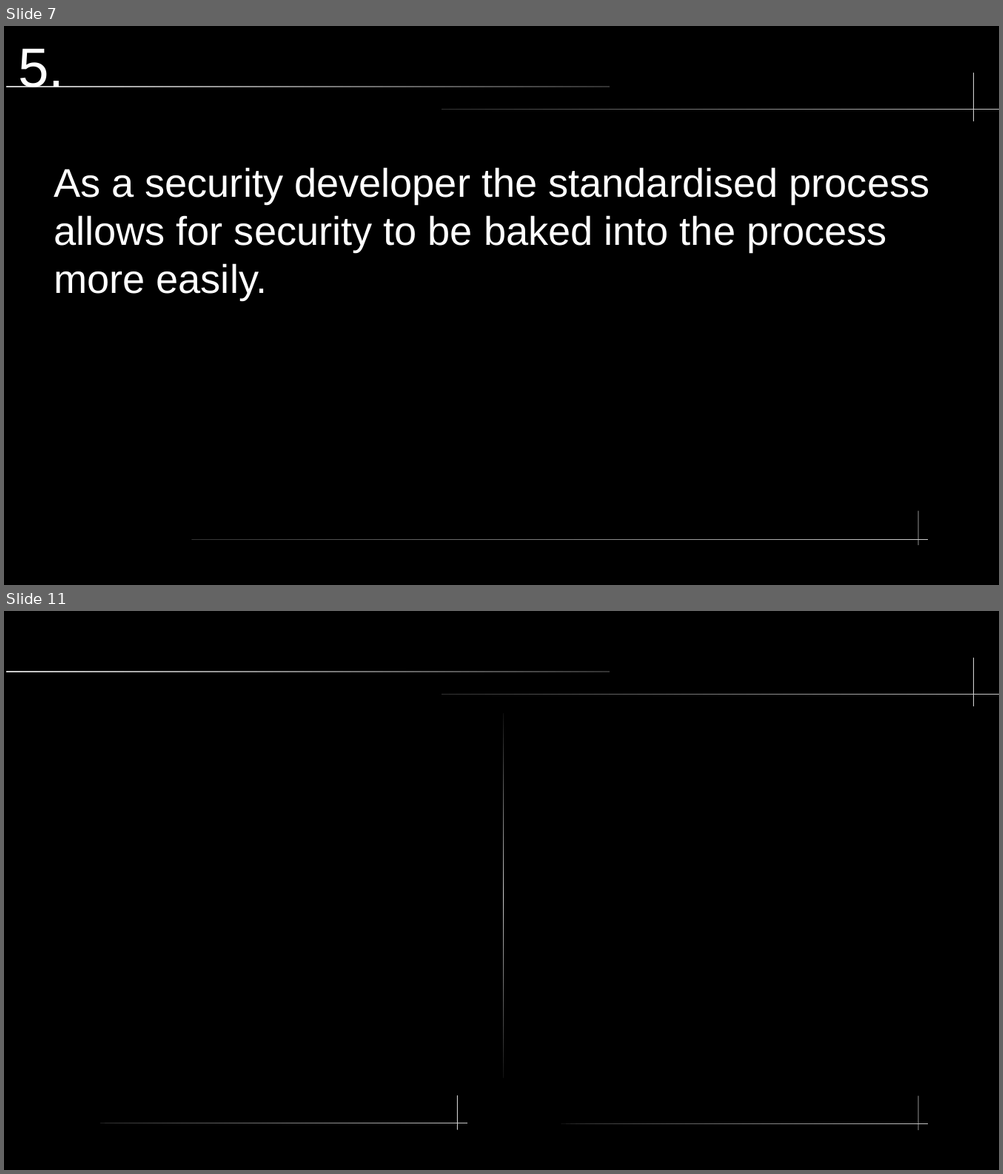
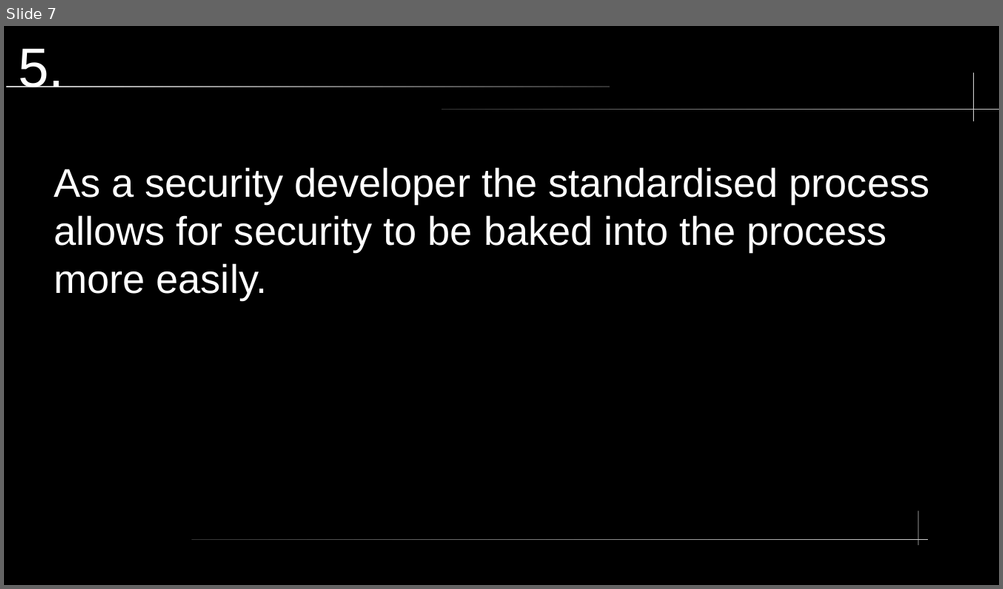
Before and after one commit to somewun/adt-devops, a slide deck: topic-02/Developer Stories.pptx. Shown one above the other, each under a label of ours: slides 7 and 11 before the commit, slide 7 after it; the slides between them are not shown. The pictures are 1003x1174 and 1003x589 pixels, drawn with LibreOffice and Linux fonts; fonts in the diff are those of the drawing. Boxes give left, top, right and bottom in pixels: in the first picture for what was removed or moved away, otherwise in the second. Text is boxed around its words. In the diff, an @@ line names an element or a change of style, - is before the commit and + after.

```diff
--- a/topic-02/Developer Stories.pptx
+++ b/topic-02/Developer Stories.pptx
@@ slide 11 removed at [4,611,999,1170], background #000000; not listed: 4 template elements that a slide beside it also shows @@
@@ freeform shape removed at [503,713,504,1079] @@
@@ freeform shape removed at [457,1096,458,1130] @@
@@ rounded rectangle removed at [100,1124,468,1125] @@
@@ rounded rectangle removed at [560,1124,928,1125] @@
```
Also in this commit, not shown: 2 slides changed, 1 slide added, 1 other slide removed, 1 other file.
